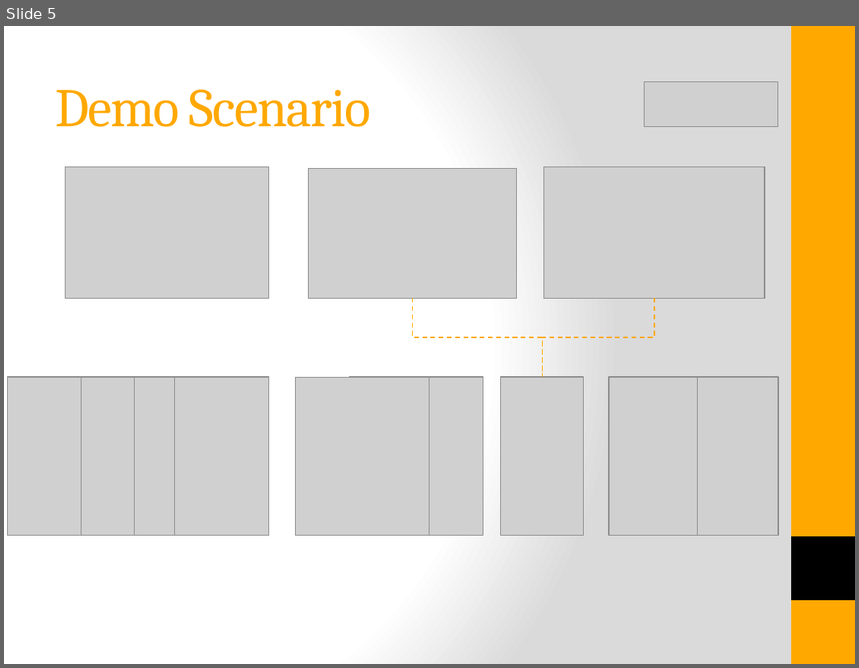
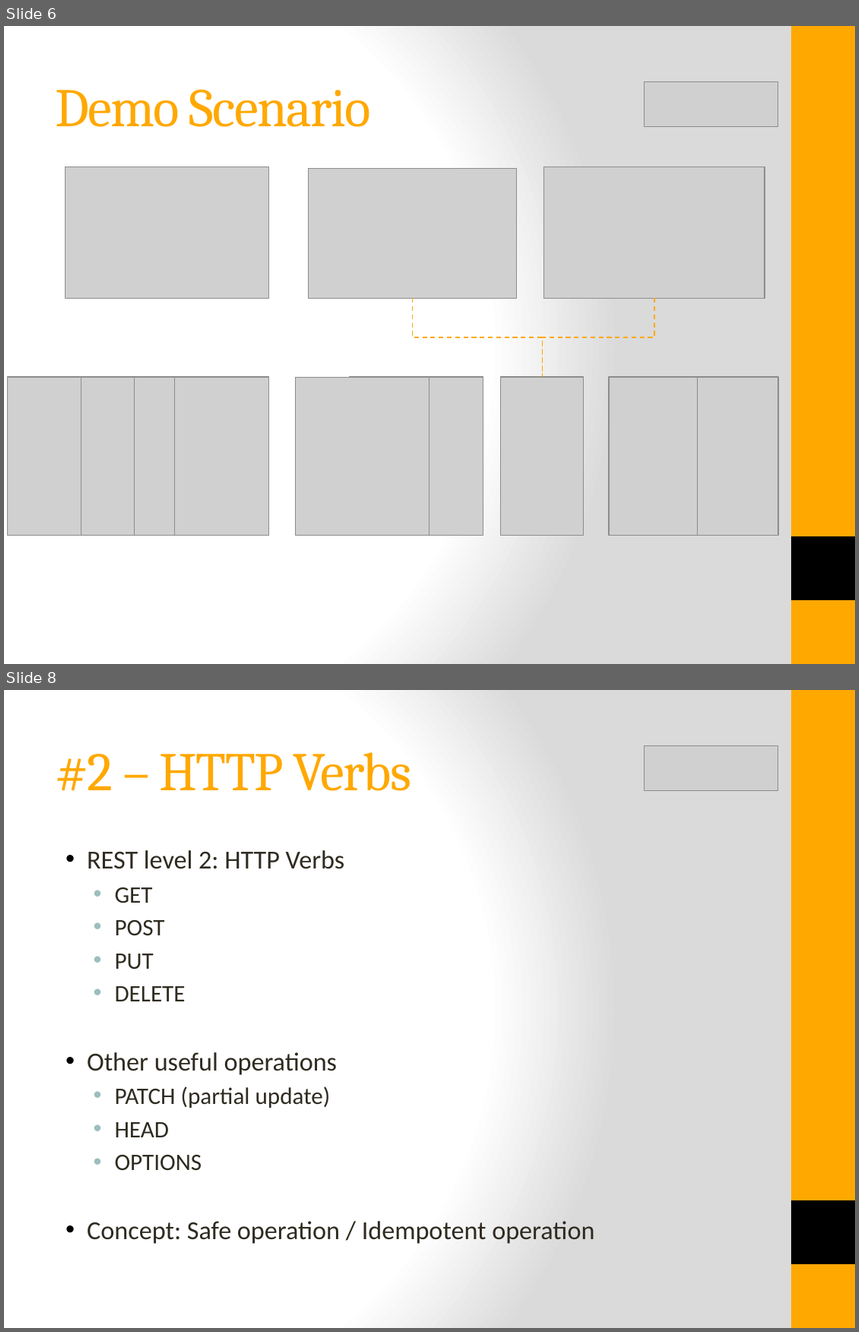
Before and after one commit to istibekesi/my-restful-api, a slide deck: doc/RESTful API Design.pptx. Shown one above the other, each under a label of ours: slide 5 before the commit, slides 6 and 8 after it; the slides between them are not shown. The pictures are 859x668 and 859x1332 pixels, drawn with LibreOffice and Linux fonts; fonts in the diff are those of the drawing; grey boxes stand for pictures. Boxes give left, top, right and bottom in pixels: in the first picture for what was removed or moved away, otherwise in the second. Text is boxed around its words. In the diff, an @@ line names an element or a change of style, - is before the commit and + after.

```diff
--- a/doc/RESTful API Design.pptx
+++ b/doc/RESTful API Design.pptx
@@ slide 8 added at <box>4,690,855,1328</box>, background gradient #FFFFFF to #DADADA; not listed: 2 template elements that a slide beside it also shows @@
@@ title added at <box>55,752,411,791</box>, 46 pt, text #FFA800 @@
+#2 – HTTP Verbs
@@ picture added at <box>644,746,778,791</box> @@
@@ text added at <box>87,850,595,1244</box>, 22 pt, text #2F2B20 @@
+• REST level 2: HTTP Verbs
+  • GET
+  • POST
+  • PUT
+  • DELETE
+• Other useful operations
+  • PATCH (partial update)
+  • HEAD
+  • OPTIONS
+• Concept: Safe operation / Idempotent operation
@@ what was slide 5 is now slide 6 @@
```
Also in this commit, not shown: 1 other slide added, 18 other files.
